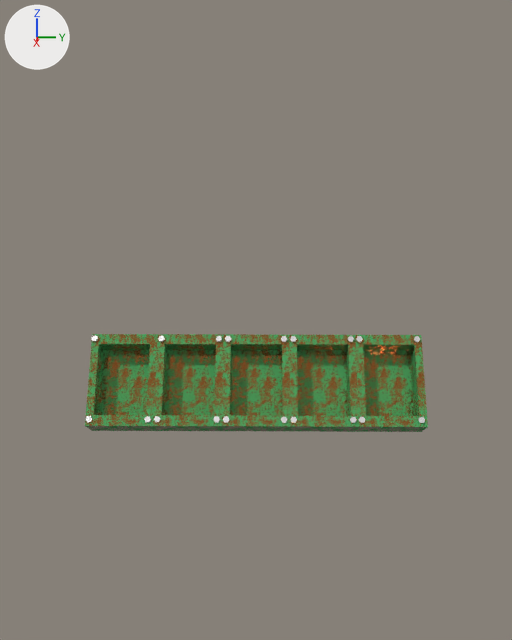
Two versions of the Blender file blender/machineT1.blend, one commit apart.
Rendered twice from a 50 mm camera at (8.24, 0.06, 3.19) aimed at (0.07, -0.01, 1.4). The lights are fixed; the arrows at upper left show +X, +Y and +Z.

Before the edit, the objects in view are built like this:
```python
me_cube_006 = bpy.data.meshes.new('Cube.006')
me_cube_006.from_pydata(...)  # 104 vertices, 82 faces; spans x -1.0..1.0, y -1.0..1.0, z -1.0..1.63
me_cube_006.materials.append(mat_material)
me_cube_009 = bpy.data.meshes.new('Cube.009')
me_cube_009.from_pydata(...)  # 120 vertices, 95 faces; spans x 0.09..1.12, y -1.79..1.76, z 0.35..1.0
me_cube_009.materials.append(mat_old_bronze)
ob_body = bpy.data.objects.new('Body', me_cube_006)
ob_body.location = (0.0, 0.0, 0.0)
ob_body.scale = (2.16, 1.87, 1.0)
ob_card_slots_002 = bpy.data.objects.new('Card Slots.002', me_cube_009)
ob_card_slots_002.parent = ob_body
ob_card_slots_002.matrix_parent_inverse = Matrix(((0.464, 0.0, 0.0, 0.0), (0.0, 0.536, 0.0, 0.0), (0.0, 0.0, 1.0, 0.0), (0.0, 0.0, 0.0, 1.0)))
ob_card_slots_002.location = (0.0242, 0.0113, 0.724)
ob_card_slots_002.rotation_euler = (0.0, 0.652, 0.0)  # degrees (0, 37, 0)
```
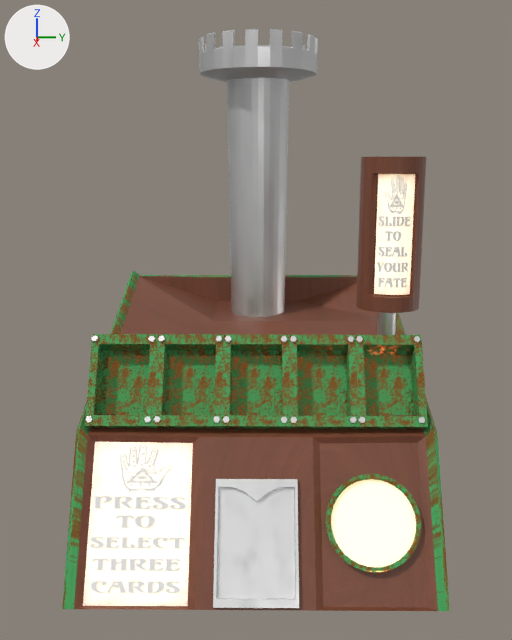
Commit message: added machineAnimation file

Boxes [x1, y1, x2, y2] around the edits, measured in the pictures (512 x 640 px):
'Body', now drawn
    after: [74, 276, 438, 611]
'Tower', added
    after: [199, 29, 318, 317]
'Left Label', added
    after: [83, 442, 193, 606]
'Cube', added
    after: [213, 479, 299, 608]
'Right Label', added
    after: [320, 443, 429, 607]
'Clock Face', added
    after: [331, 479, 416, 567]
'Railing', added
    after: [62, 271, 450, 611]
'Push Bar', added
    after: [356, 157, 426, 313]
'Push Bar Face', added
    after: [374, 174, 415, 295]
'Clock Rim', added
    after: [325, 474, 421, 572]
'Handle', added
    after: [377, 312, 396, 335]

What changed in the scene script:
```text
Add mat_l_label:
    mat_l_label = bpy.data.materials.new('L Label')
    # uses the picture img_right_strip_png
Add mat_vaguely_illuminated_plastic:
    mat_vaguely_illuminated_plastic = principled_material('vaguely illuminated plastic')
    mat_vaguely_illuminated_plastic.base_color = (0.8, 0.8, 0.8)  # white #e7e7e7
    mat_vaguely_illuminated_plastic.emission_color = (0.753, 0.605, 0.27)  # yellow #e1cc8e
    mat_vaguely_illuminated_plastic.emission_strength = 1.0
Add mat_right_label:
    mat_right_label = bpy.data.materials.new('right label')
    # uses the picture img_left_strip_png
Add ob_left_label:
    ob_left_label = bpy.data.objects.new('Left Label', me_cube_001.copy())  # the mesh of ob_left_label
    ob_left_label.location = (0.0, 0.0, 0.0)
    ob_left_label.scale = (2.16, 1.87, 1.0)
Add ob_tower:
    ob_tower = bpy.data.objects.new('Tower', me_cylinder_001.copy())  # the mesh of ob_tower; modifiers SOLIDIFY
    ob_tower.parent = ob_body
    ob_tower.location = (-1.502, 0.0, 2.492)
    ob_tower.scale = (0.355, 0.355, 2.26)
Add ob_right_label:
    ob_right_label = bpy.data.objects.new('Right Label', me_cube_002.copy())  # the mesh of ob_right_label
    ob_right_label.location = (0.0, 0.0, 0.0)
    ob_right_label.scale = (2.16, 1.87, 1.0)
Add ob_railing:
    ob_railing = bpy.data.objects.new('Railing', me_cube_007.copy())  # the mesh of ob_railing
    ob_railing.parent = ob_body
    ob_railing.location = (0.0, 0.0, 0.0)
    ob_railing.scale = (2.16, 1.87, 1.0)
Add ob_cube:
    ob_cube = bpy.data.objects.new('Cube', me_cube_010.copy())  # the mesh of ob_cube
    ob_cube.location = (1.95, 0.01, -0.61)
    ob_cube.rotation_euler = (0.0, 1.032, 0.0)  # degrees (0, 59, 0)
    ob_cube.scale = (0.413, 0.413, -0.0258)
Add ob_clock_rim:
    ob_clock_rim = bpy.data.objects.new('Clock Rim', me_cylinder_025.copy())  # the mesh of ob_clock_rim
    ob_clock_rim.location = (1.71, 1.17, -0.31)
    ob_clock_rim.rotation_euler = (0.0, 1.018, 0.0)  # degrees (0, 58, 0)
    ob_clock_rim.scale = (0.472, 0.472, -0.0691)
Add ob_clock_face:
    ob_clock_face = bpy.data.objects.new('Clock Face', me_cylinder_026.copy())  # the mesh of ob_clock_face
    ob_clock_face.location = (1.71, 1.17, -0.31)
    ob_clock_face.rotation_euler = (0.0, 1.018, 0.0)  # degrees (0, 58, 0)
    ob_clock_face.scale = (0.472, 0.472, -0.0691)
Add ob_handle:
    ob_handle = bpy.data.objects.new('Handle', me_cylinder_002.copy())  # the mesh of ob_handle
    ob_handle.parent = ob_push_bar
    ob_handle.location = (0.0786, 1.324, 1.652)
    ob_handle.scale = (0.132, 0.103, 6.14)
Add ob_push_bar:
    ob_push_bar = bpy.data.objects.new('Push Bar', me_cylinder_003.copy())  # the mesh of ob_push_bar
    ob_push_bar.location = (0.23, 1.49, 2.43)
    ob_push_bar.rotation_euler = (0.0, 3.142, -1.631)  # degrees (0, 180, -93)
    ob_push_bar.scale = (0.352, 0.352, 0.836)
Add ob_push_bar_face:
    ob_push_bar_face = bpy.data.objects.new('Push Bar Face', me_cylinder_008.copy())  # the mesh of ob_push_bar_face
    ob_push_bar_face.parent = ob_push_bar
    ob_push_bar_face.location = (0.123, 1.334, 2.561)
    ob_push_bar_face.rotation_euler = (0.0, 3.142, -1.631)  # degrees (0, 180, -93)
    ob_push_bar_face.scale = (0.352, 0.352, 0.836)
```
